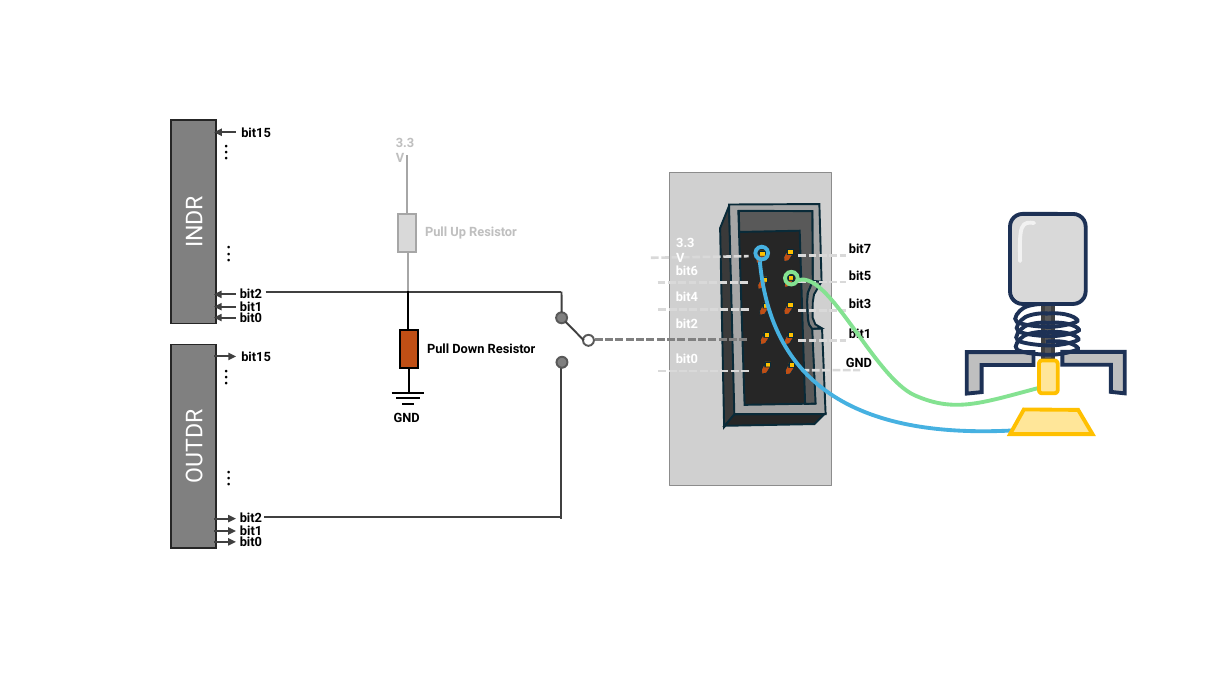
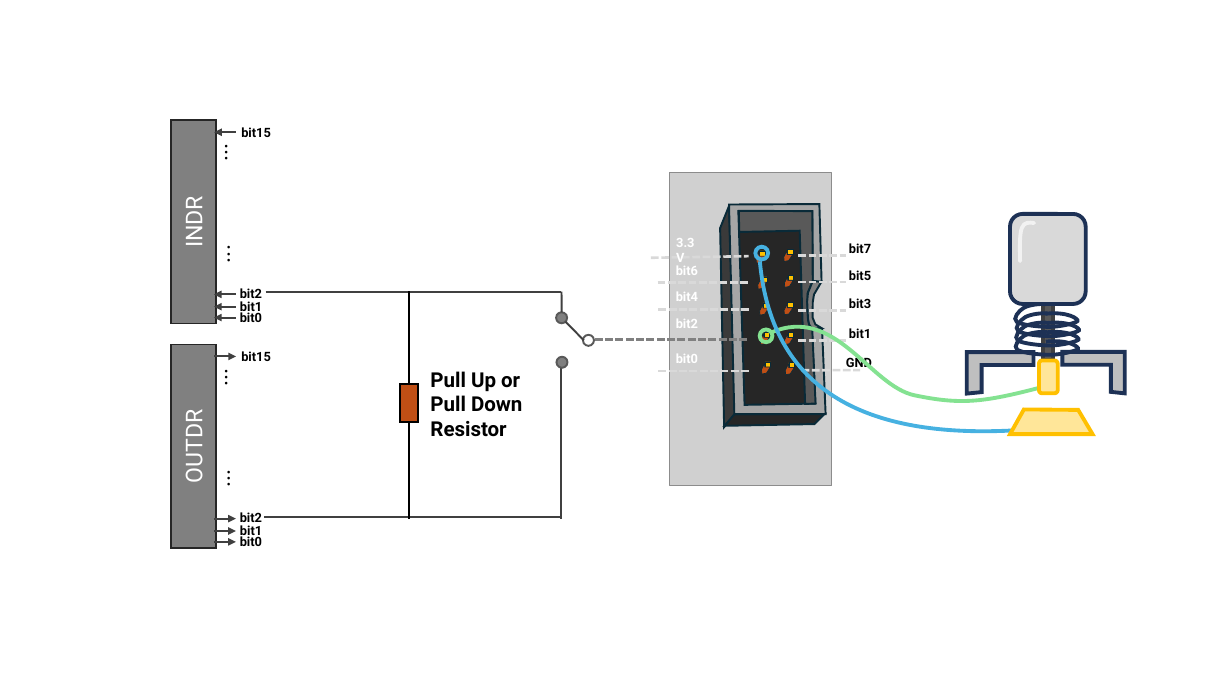
Before and after one commit to elias-at-chalmers/mop-lecture_notes-mirror, a slide deck: slide 14 of images/figures.pptx. Drawn at 1232x693 pixels with LibreOffice and Linux fonts; fonts in the diff are those of the drawing; grey boxes stand for pictures. Boxes give left, top, right and bottom in pixels: in the first picture for what was removed or moved away, otherwise in the second. Text is boxed around its words. In the diff, an @@ line names an element or a change of style, - is before the commit and + after.

Commit message:
Forgot powerpoint file

```diff
--- a/images/figures.pptx
+++ b/images/figures.pptx
@@ text removed at (x1=396, y1=138, x2=414, y2=147) @@
-3.3V
@@ line removed from (407, 155) to (407, 214) @@
@@ rectangle removed at (x1=397, y1=214, x2=416, y2=252) @@
@@ text removed at (x1=425, y1=226, x2=517, y2=238) @@
-Pull Up Resistor
@@ line removed from (409, 291) to (409, 251) @@
@@ line moved from (408, 291) - (408, 330) to (409, 291) - (409, 384) @@
@@ freeform shape resized from (x1=799, y1=280, x2=1041, y2=406) to (x1=772, y1=327, x2=1041, y2=401) @@
@@ ellipse moved from (x1=786, y1=272, x2=799, y2=285) to (x1=760, y1=330, x2=773, y2=343) @@
@@ rectangle moved from (x1=400, y1=330, x2=419, y2=368) to (x1=400, y1=384, x2=419, y2=422) @@
@@ text at (x1=430, y1=371, x2=522, y2=437): text changed; size 10 to 16 pt @@
-Pull Down Resistor
+Pull Up or
+Pull Down
+Resistor
@@ line removed from (392, 393) to (424, 393) @@
@@ text removed at (x1=394, y1=412, x2=420, y2=422) @@
-GND
@@ line removed from (396, 398) to (420, 398) @@
@@ line removed from (403, 405) to (414, 405) @@
@@ line moved from (409, 392) - (409, 368) to (409, 518) - (409, 422) @@
```
